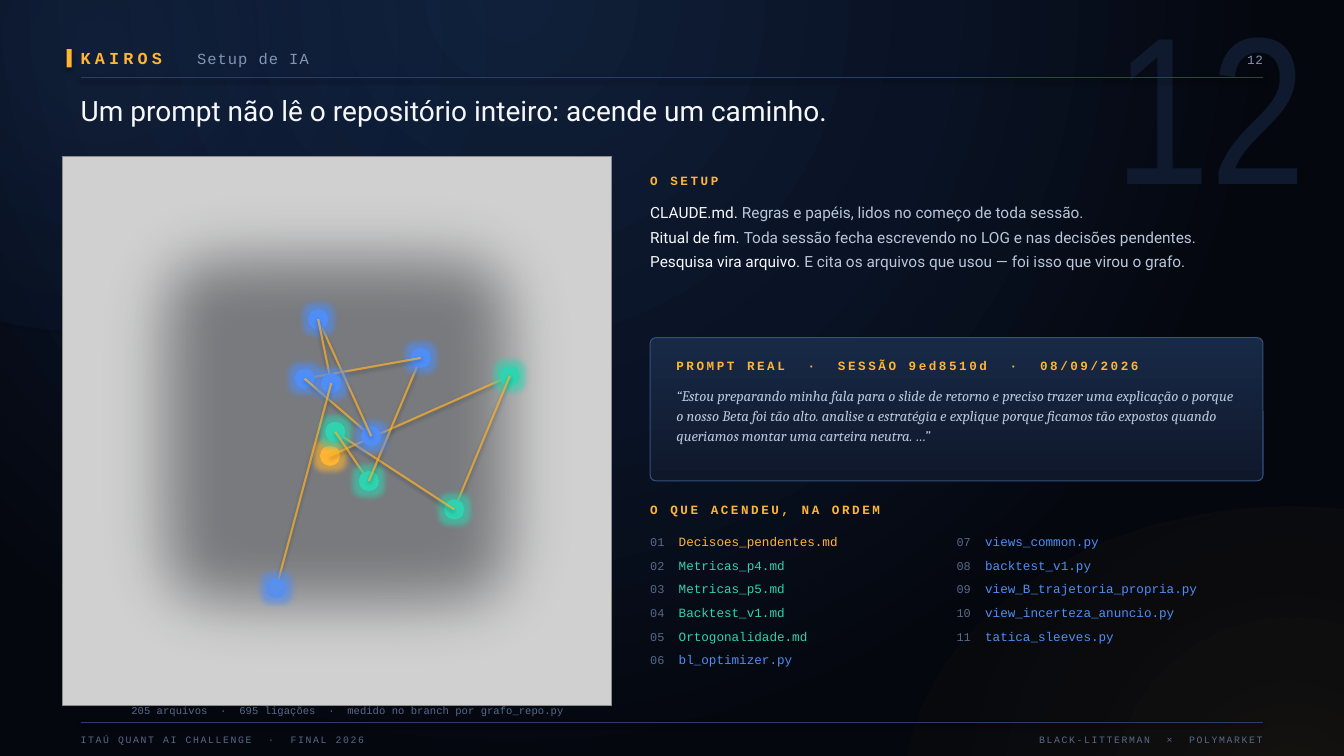
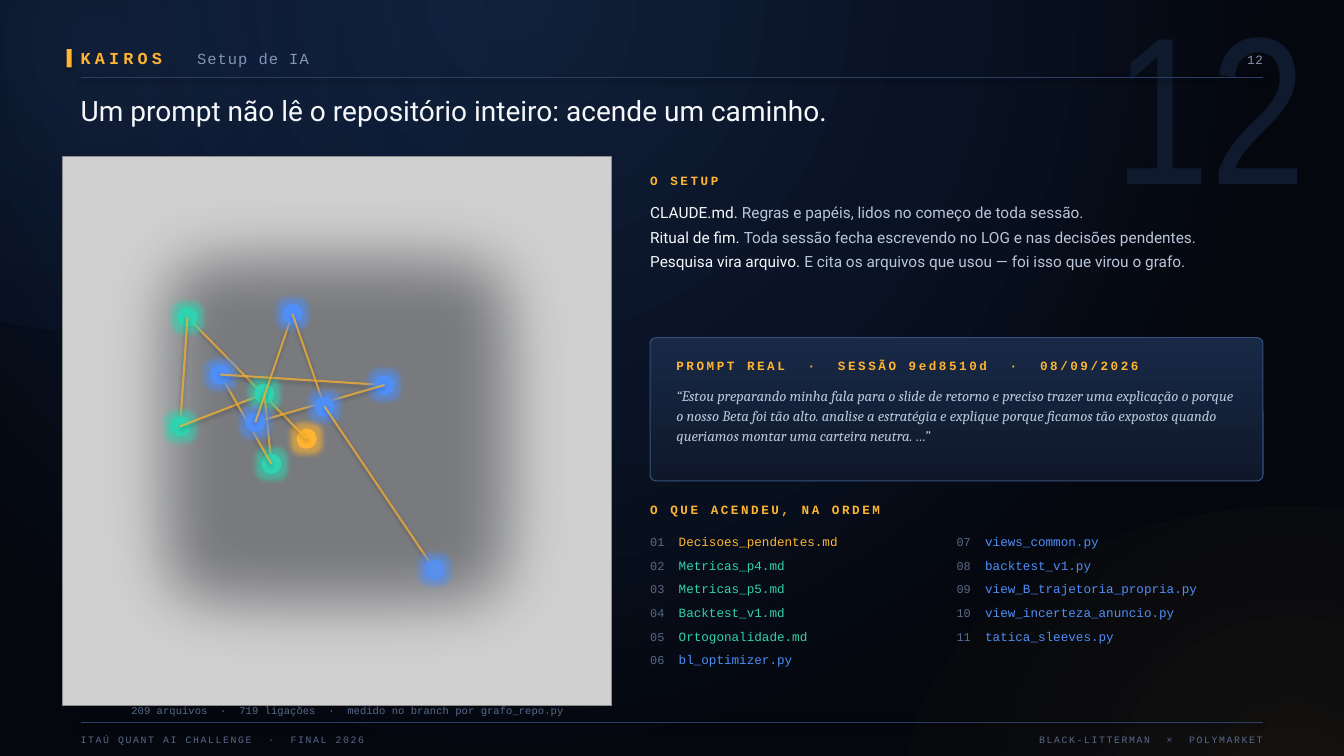
Before and after one commit to liahaller/Desafio-Quant-Itau, a slide deck: slide 15 of Final/Slides_novos.pptx. Drawn at 1344x756 pixels with LibreOffice and Linux fonts; fonts in the diff are those of the drawing; grey boxes stand for pictures. Boxes give left, top, right and bottom in pixels: in the first picture for what was removed or moved away, otherwise in the second. Text is boxed around its words. In the diff, an @@ line names an element or a change of style, - is before the commit and + after.

```diff
--- a/Final/Slides_novos.pptx
+++ b/Final/Slides_novos.pptx
@@ ellipse: place and size @@
-ellipse at bbox=[500, 366, 520, 386]
+ellipse at bbox=[177, 308, 198, 328]
@@ line moved from (510, 376) - (455, 509) to (188, 318) - (180, 426) @@
@@ line moved from (330, 456) - (510, 376) to (307, 439) - (188, 318) @@
@@ line moved from (371, 437) - (319, 320) to (255, 422) - (292, 314) @@
@@ ellipse: place and size @@
-ellipse at bbox=[309, 310, 329, 330]
+ellipse at bbox=[282, 303, 302, 324]
@@ line moved from (319, 320) - (332, 383) to (292, 314) - (325, 406) @@
@@ ellipse: place and size @@
-ellipse at bbox=[410, 348, 431, 368]
+ellipse at bbox=[211, 365, 231, 385]
@@ line moved from (420, 358) - (304, 379) to (221, 375) - (384, 385) @@
@@ line moved from (369, 481) - (420, 358) to (271, 464) - (221, 375) @@
@@ ellipse: place and size @@
-ellipse at bbox=[326, 421, 346, 442]
+ellipse at bbox=[254, 384, 274, 404]
@@ line moved from (304, 379) - (371, 437) to (384, 385) - (255, 422) @@
@@ ellipse: place and size @@
-ellipse at bbox=[294, 369, 315, 389]
+ellipse at bbox=[374, 375, 394, 395]
@@ ellipse: place and size @@
-ellipse at bbox=[445, 499, 465, 519]
+ellipse at bbox=[170, 416, 191, 437]
@@ line moved from (455, 509) - (336, 432) to (180, 426) - (264, 394) @@
@@ ellipse: place and size @@
-ellipse at bbox=[361, 426, 381, 447]
+ellipse at bbox=[245, 412, 265, 433]
@@ line moved from (336, 432) - (369, 481) to (264, 394) - (271, 464) @@
@@ ellipse: place and size @@
-ellipse at bbox=[322, 373, 342, 393]
+ellipse at bbox=[315, 396, 335, 416]
@@ line moved from (332, 383) - (276, 588) to (325, 406) - (435, 570) @@
@@ ellipse: place and size @@
-ellipse at bbox=[320, 446, 340, 466]
+ellipse at bbox=[296, 429, 317, 449]
@@ ellipse: place and size @@
-ellipse at bbox=[359, 471, 379, 491]
+ellipse at bbox=[261, 454, 281, 474]
@@ ellipse: place and size @@
-ellipse at bbox=[249, 561, 304, 616]
+ellipse at bbox=[407, 542, 463, 598]
@@ ellipse: place and size @@
-ellipse at bbox=[266, 578, 286, 598]
+ellipse at bbox=[424, 560, 445, 580]
@@ text at bbox=[131, 706, 564, 716]: text changed @@
-205 arquivos · 695 ligações · medido no branch por grafo_repo.py
+209 arquivos · 719 ligações · medido no branch por grafo_repo.py
```
Also in this commit, not shown: 12 other slides changed, 4 slides added, 40 other files.
